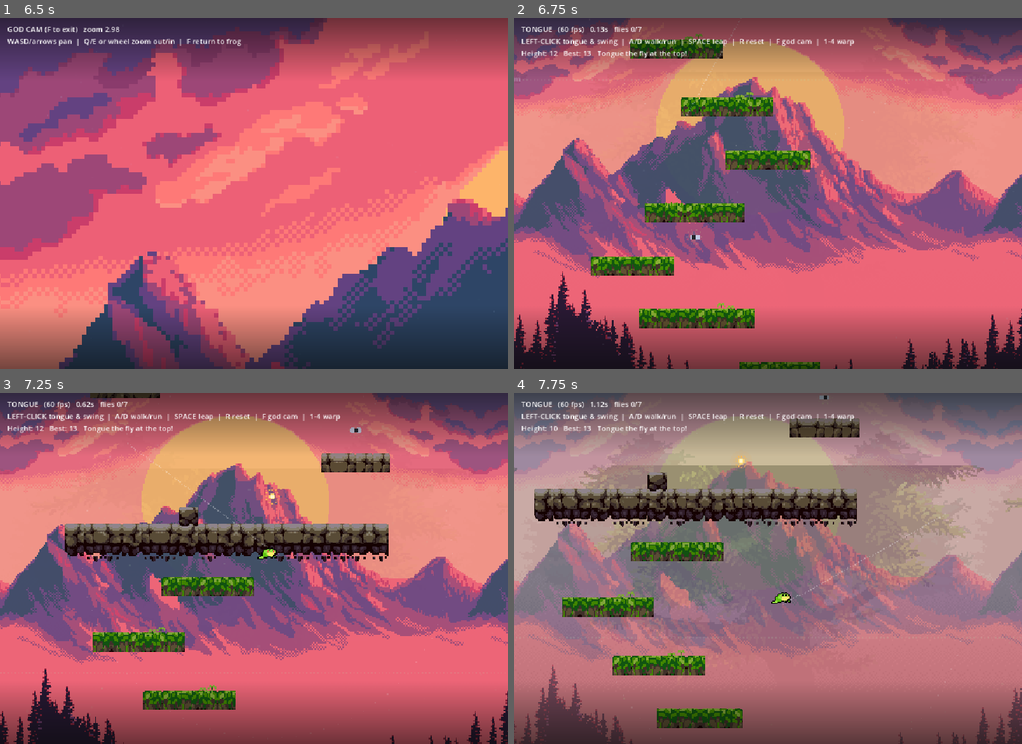
Above: before the commit, frames 1-4 (two rows, left to right).
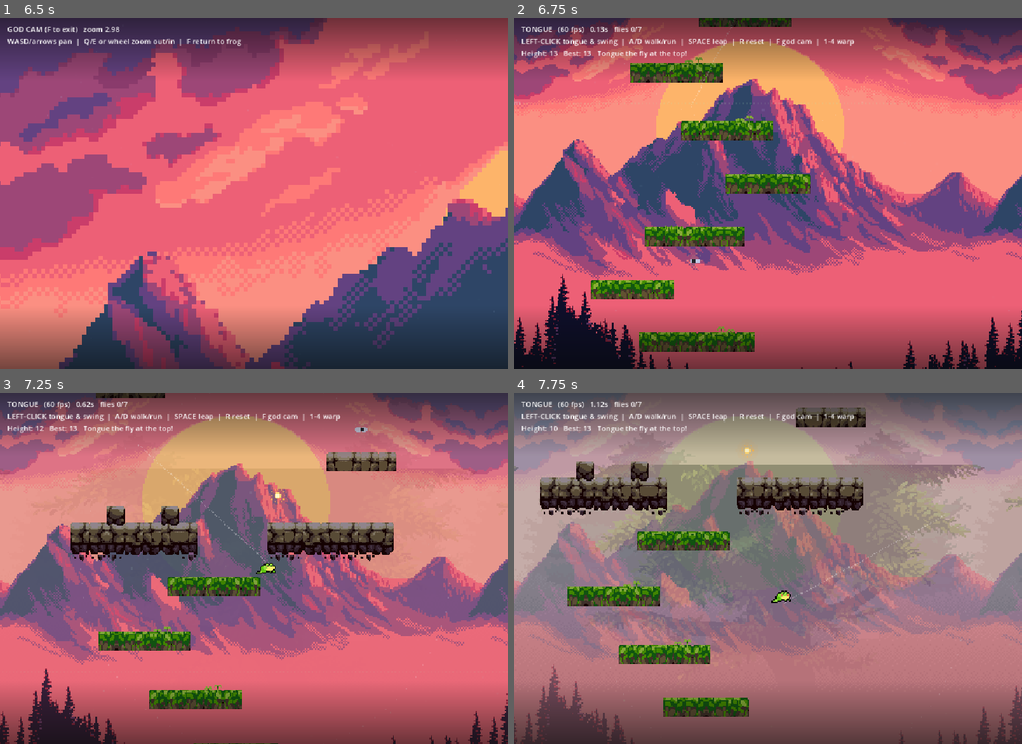
Above: after the commit, the same moments.

Repository: asg86260/Tongue
Game: Godot game, scene res://Title.tscn
Two runs of this game, one before a commit and one after it. Both use one fixed random seed, a clock stepped at 60 frames per second and the inputs below.
Inputs (mouse positions are in pixels of both pictures, inside the frame that each line leads up to):
- Up to frame 1 (6.5 s): click "Play" at 0.5 s; tap Enter at 1.25 s; move the mouse to (365, 175) at 1.27 s; press the mouse at (365, 175) at 1.28 s; hold D (move_right) 1.28-2.03 s; tap Space (jump) at 1.52, 1.82, 2.27, 2.57, 3.77, 4.07, 4.52, 4.82, 5.27, 5.57 s; move the mouse to (152, 211) at 2.02 s; release the mouse at (152, 211) at 2.03 s; hold S (move_down) 2.03-2.78 s; tap F (godcam) at 2.1 s; move the mouse to (304, 116) at 2.77 s; hold D (move_right) 2.78-3.53 s; hold E (zoom_in) 2.78-3.53 s; move the mouse to (228, 263) at 3.52 s; hold W (move_up) 3.53-4.28 s; tap Q (zoom_out) at 3.6 s; click (228, 263) at 3.67 s; move the mouse to (406, 246) at 4.27 s; hold A (move_left) 4.28-5.78 s; tap 1 at 4.35 s; move the mouse to (101, 140) at 5.02 s; tap 9 at 5.1 s; move the mouse to (279, 193) at 5.77 s; press the mouse at (279, 193) at 5.78 s; hold S (move_down) from 5.78 s (still down)
- Up to frame 2 (6.75 s): move the mouse to (691, 105) at 6.52 s; release S (move_down) at 6.53 s; release the mouse at (691, 105) at 6.53 s; hold D (move_right) from 6.53 s (still down); tap F (godcam) at 6.6 s
- Up to frame 3 (7.25 s): keep holding D (move_right); tap Space (jump) at 6.77, 7.07 s
- Up to frame 4 (7.75 s): move the mouse to (879, 550) at 7.27 s; release D (move_right) at 7.28 s; hold W (move_up) from 7.28 s (still down); hold E (zoom_in) from 7.28 s (still down); tap Space (jump) at 7.52 s

Frame 1 is identical in both runs. In frame 2, 20% of the frame differs, in the area x 0-100%, y 0-100%; in frame 3, 11%; in frame 4, 18%.

Commit message:
Add a hole in the middle of wide checkpoint floors
Wide biome floors (>400px) are split into two halves with a 150px gap, so you can
climb up through the middle onto either side instead of mounting a solid ledge.
Narrow floors (summit) stay solid. One warp point per floor.

Co-Authored-By: Claude Opus 4.8 <noreply@anthropic.com>

Diff:
--- a/Game.gd
+++ b/Game.gd
@@ -193,10 +193,18 @@
 	# overhead slabs you grapple the underside of (no grass on top)
 	for c in lv.get("ceilings", []):
 		_make_static(Vector2(c[0], c[1]), Vector2(c[2], c[3]), false)
-	# landings: narrow skill-check ledges (no safe-rest affordance — drawn like platforms)
+	# biome checkpoint floors: WIDE ones get a hole in the middle so you can climb up
+	# THROUGH them onto either half (instead of having to mount a solid wide ledge).
 	for p in lv.get("perches", []):
-		_make_static(Vector2(p[0], p[1]), Vector2(p[2], p[3]))
-		warp_points.append(Vector2(p[0], p[1] - p[3] * 0.5 - 30))   # just above the ledge
+		var cx: float = p[0]; var cy: float = p[1]; var w: float = p[2]; var h: float = p[3]
+		if w > 400.0:
+			var hole := 150.0
+			var half := (w - hole) * 0.5
+			_make_static(Vector2(cx - (w + hole) * 0.25, cy), Vector2(half, h))
+			_make_static(Vector2(cx + (w + hole) * 0.25, cy), Vector2(half, h))
+		else:
+			_make_static(Vector2(cx, cy), Vector2(w, h))
+		warp_points.append(Vector2(cx, cy - h * 0.5 - 30))   # warp above the floor centre
 	# grapple-only knobs
 	for a in lv.get("anchors", []):
 		_make_anchor(Vector2(a[0], a[1]), a[2])
